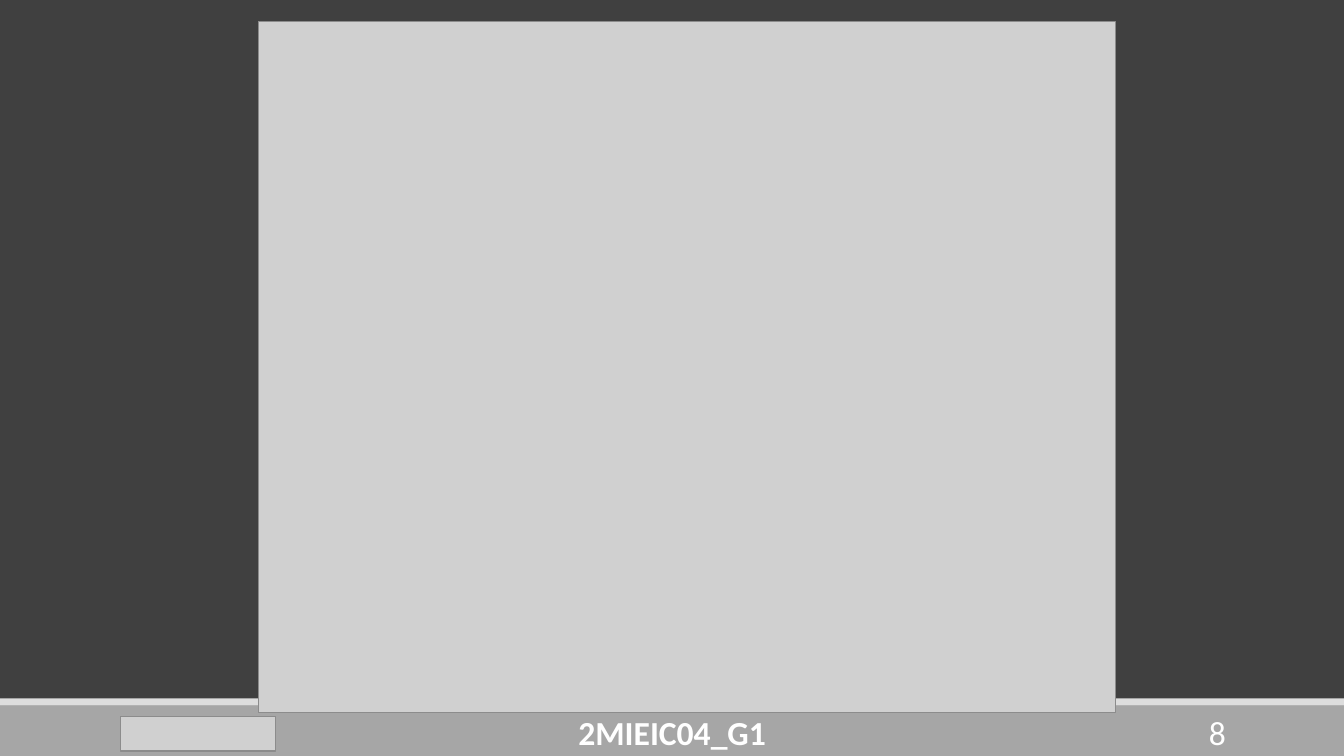
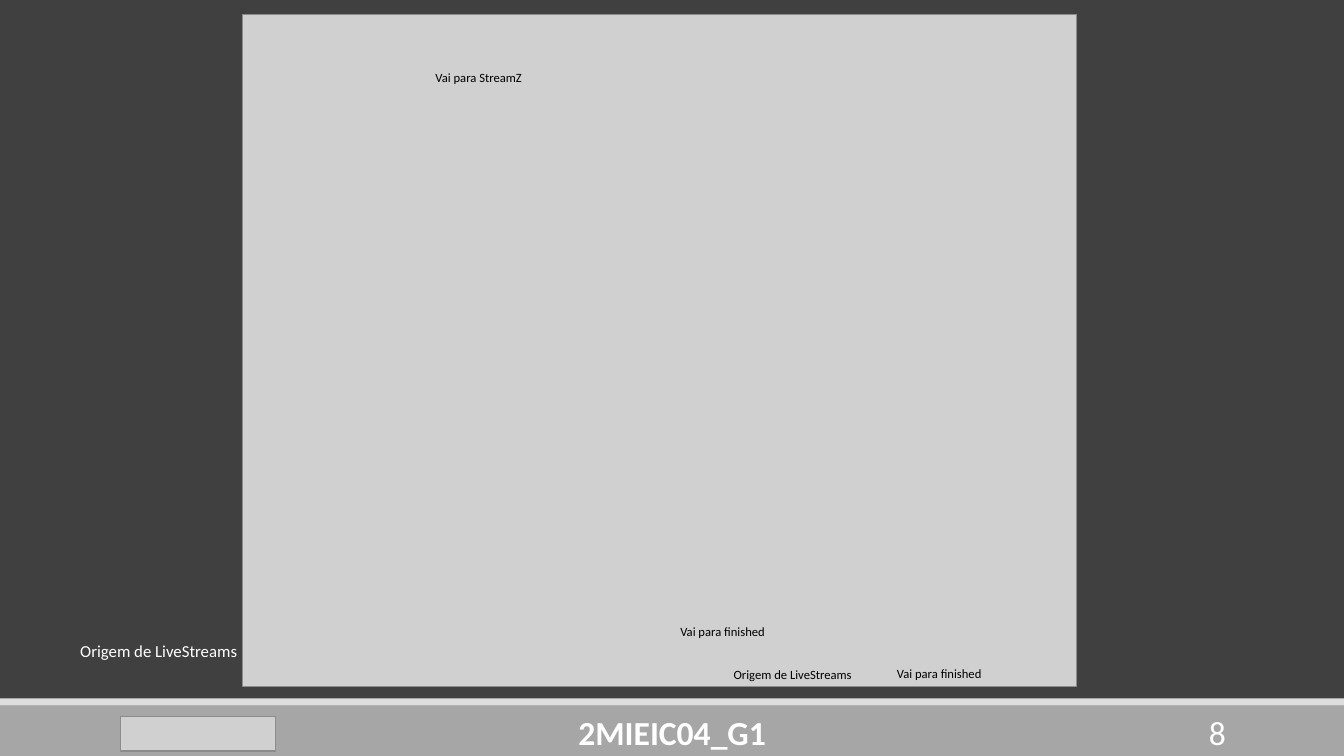
Before and after one commit to DoStini/FEUP-AEDA-proj, a slide deck: slide 8 of StreamZ_Apresentation4.pptx. Drawn at 1344x756 pixels with LibreOffice and Linux fonts; fonts in the diff are those of the drawing; grey boxes stand for pictures. Boxes give left, top, right and bottom in pixels: in the first picture for what was removed or moved away, otherwise in the second. Text is boxed around its words. In the diff, an @@ line names an element or a change of style, - is before the commit and + after.

```diff
--- a/StreamZ_Apresentation4.pptx
+++ b/StreamZ_Apresentation4.pptx
@@ picture: place and size @@
-picture at box(258, 21, 1115, 712)
+picture at box(243, 14, 1077, 687)
@@ text added at box(435, 73, 522, 84), 9 pt, text #000000 @@
+Vai para StreamZ
@@ text added at box(680, 627, 765, 638), 9 pt, text #000000 @@
+Vai para finished
@@ text added at box(80, 645, 237, 660), 12 pt, text #FFFFFF @@
+Origem de LiveStreams
@@ text added at box(734, 670, 852, 681), 9 pt, text #000000 @@
+Origem de LiveStreams
@@ text added at box(897, 669, 982, 680), 9 pt, text #000000 @@
+Vai para finished
```
Also in this commit, not shown: 3 other slides changed, 1 slide added, 1 slide removed.
